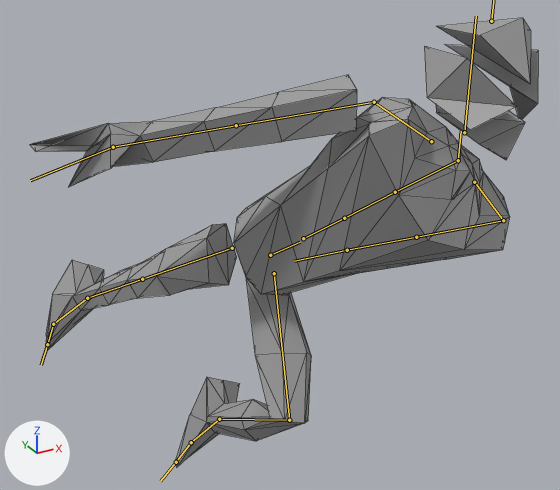
What one commit did to the glTF model glb_imports/8164_meshes.glb.
Rendered twice from a 50 mm lens placed at (-10.3, -24.2, 23.0), pointed at (2.3, -1.3, 11.6). Lighting does not change. The marker at lower left points along +X, +Y and +Z. Both versions are drawn at frame 8 of the action 'DiagonalDashLeft'; the numbers are the values there. The bones that bend it are drawn over the model as lines. Mesh edges are drawn as thin lines.

In view in the first picture: 'Body.001'.
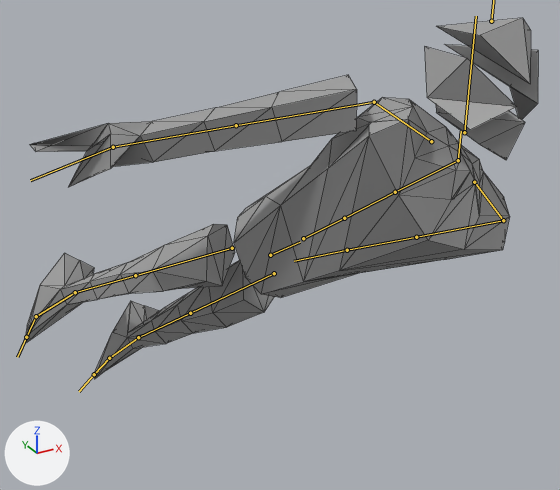
Location of each change, (x1, y1, x2, y2) in pixels of the pictures (560 x 490 px):
'Body.001', posed (20% shorter)
    before: (30, 18, 538, 467)
    after: (26, 18, 538, 378)
bone 'mixamorig:LeftUpLeg', root to tip
    before: (274, 273) to (289, 420)
    after: (274, 273) to (190, 313)
bone 'mixamorig:LeftLeg', root to tip
    before: (289, 420) to (219, 419)
    after: (190, 313) to (138, 337)
bone 'mixamorig:LeftFoot', root to tip
    before: (219, 419) to (191, 442)
    after: (138, 337) to (109, 358)
bone 'mixamorig:LeftToeBase', root to tip
    before: (191, 442) to (176, 462)
    after: (109, 358) to (94, 374)
bone 'mixamorig:RightUpLeg', root to tip
    before: (232, 248) to (142, 279)
    after: (232, 248) to (135, 275)

The change in detail:
Bone 'mixamorig:LeftUpLeg' (bone_mixamorig_leftupleg) turns from (80, -20, 3) to (-5, -14, 1) degrees about its own x, y and z.
Bone 'mixamorig:LeftLeg' (bone_mixamorig_leftleg) turns from (-93, 0, 0) to (2, 0, 0) degrees about its own x, y and z.
Bone 'mixamorig:LeftFoot' (bone_mixamorig_leftfoot) turns from (-39, 18, -10) to (-53, 8, -13) degrees about its own x, y and z.
Bone 'mixamorig:LeftToeBase' (bone_mixamorig_lefttoebase) turns from (0, 0, 0) to (5, 1, 2) degrees about its own x, y and z.
Bone 'mixamorig:RightUpLeg' (bone_mixamorig_rightupleg) turns from (-9, -3, 7) to (-8, 3, 3) degrees about its own x, y and z.
